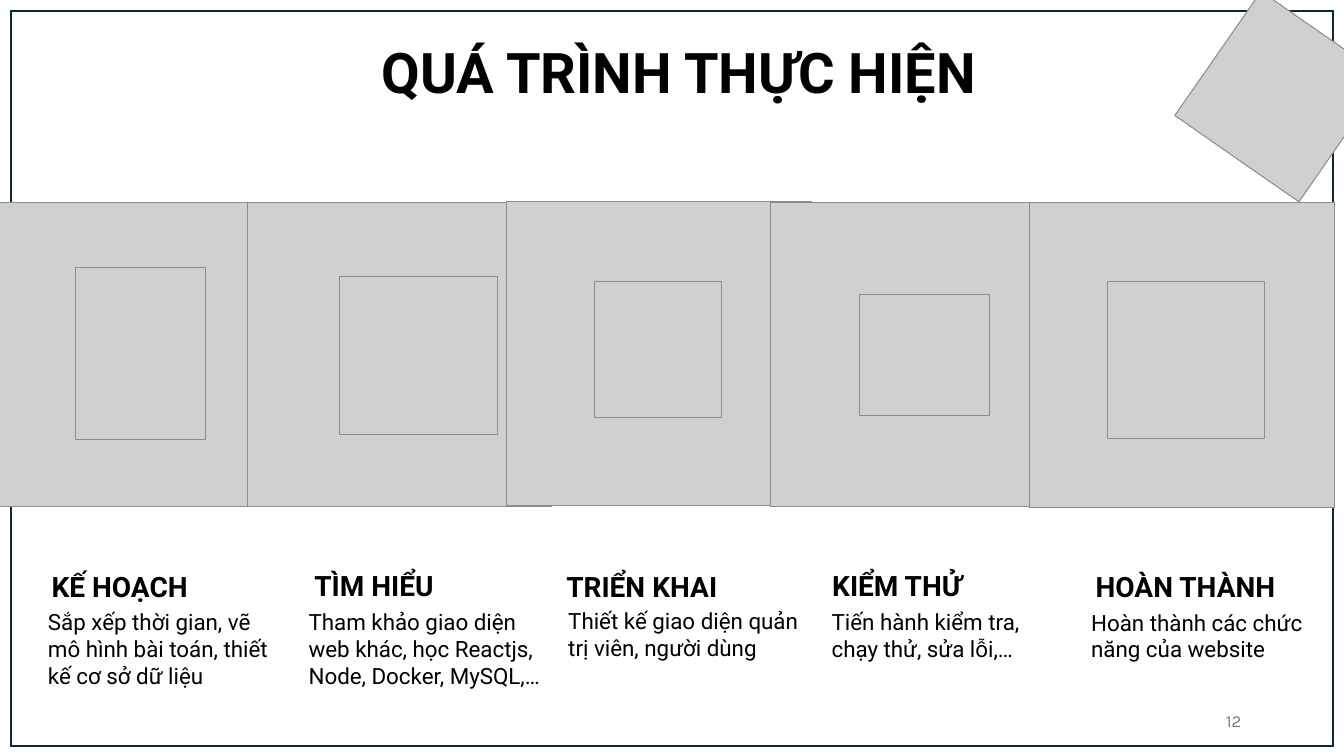
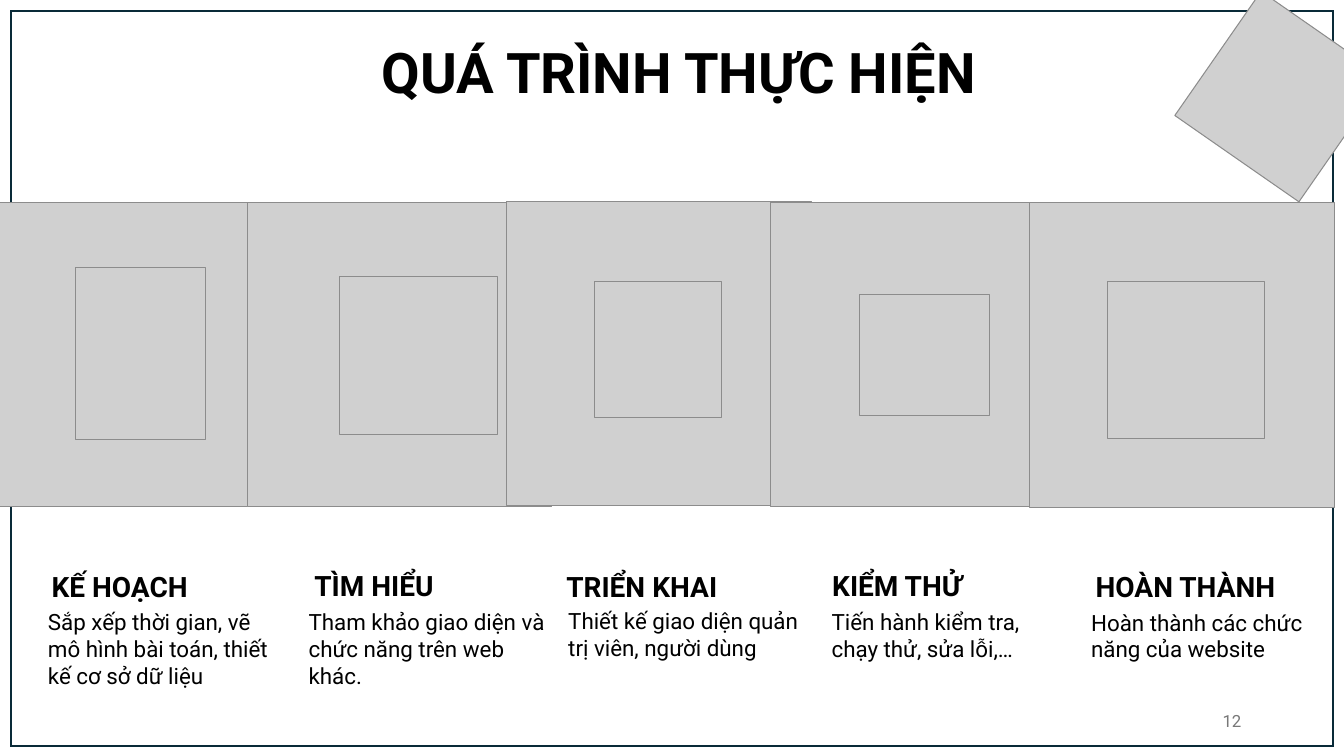
Before and after one commit to nguyenhoangnhan2102/tn-da21tta-110121071-nguyenhoangnhan-bandienthoai, a slide deck: slide 12 of docs/Chuyên ngành - Nguyễn Hoàng Nhân - DA21TTA - 110121071.pptx. Drawn at 1344x756 pixels with LibreOffice and Linux fonts; fonts in the diff are those of the drawing; grey boxes stand for pictures. Boxes give left, top, right and bottom in pixels: in the first picture for what was removed or moved away, otherwise in the second. Text is boxed around its words. In the diff, an @@ line names an element or a change of style, - is before the commit and + after.

```diff
--- a/docs/Chuyên ngành - Nguyễn Hoàng Nhân - DA21TTA - 110121071.pptx
+++ b/docs/Chuyên ngành - Nguyễn Hoàng Nhân - DA21TTA - 110121071.pptx
@@ text at [309,612,545,685]: text changed @@
-Tham khảo giao diện web khác, học Reactjs, Node, Docker, MySQL,…
+Tham khảo giao diện và chức năng trên web khác.
@@ page number at [1223,715,1242,727]: font Karla to Roboto @@
```
Also in this commit, not shown: 9 other slides changed, 1 slide added, 1 slide removed.
